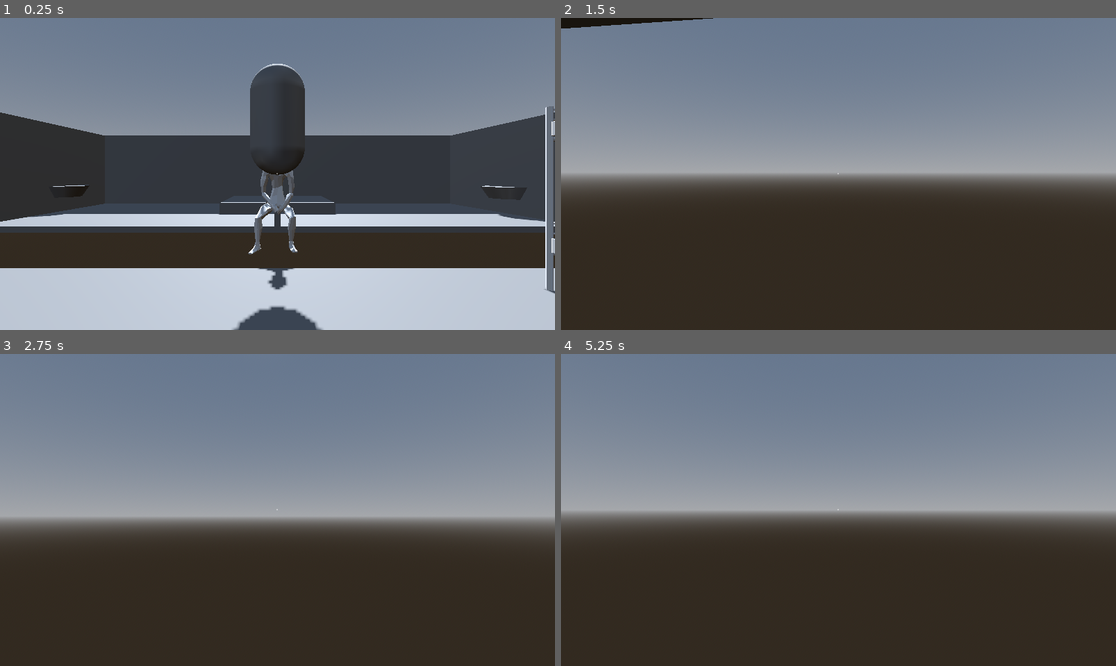
Above: before the commit, frames 1-4 (two rows, left to right).
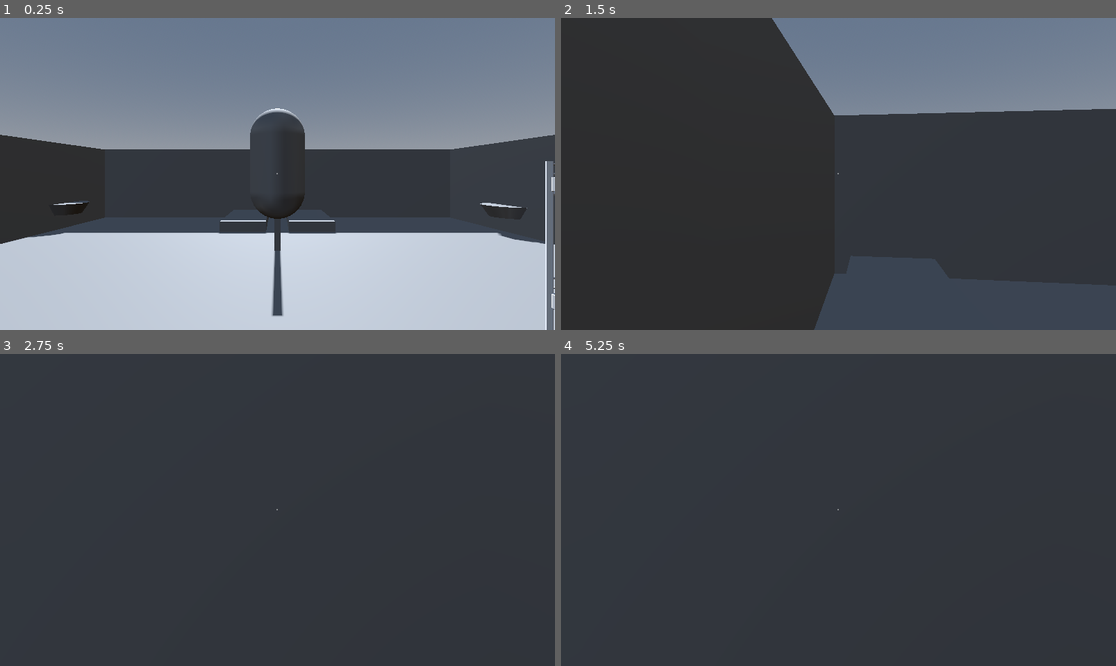
Above: after the commit, the same moments.

Repository: Pulvr/not-acrime
Game: Godot game, scene res://scenes/main/Main_Scene.tscn
The game is run twice, just before and just after one commit, with the same random seed, the same clock (stepped at 60 frames per second) and the same inputs.
Inputs (mouse positions are in pixels of both pictures, inside the frame that each line leads up to):
- Up to frame 1 (0.25 s): no input
- Up to frame 2 (1.5 s): move the mouse to (866, 174) at 0.52 s; hold E (interact) 0.53-1.28 s; hold W (move_forward) from 0.53 s (still down); tap Space (jump) at 0.77 s; move the mouse to (810, 174) at 1.27 s; tap E (interact) at 1.35 s
- Up to frame 3 (2.75 s): keep holding W (move_forward); tap Space (jump) at 1.52 s; move the mouse to (288, 503) at 2.02 s; hold E (interact) from 2.03 s (still down)
- Up to frame 4 (5.25 s): keep holding W (move_forward); tap Enter at 2.75 s; move the mouse to (832, 516) at 2.77 s; release E (interact) at 2.78 s; tap E (interact) at 2.85, 4.35 s; tap Space (jump) at 3.02, 3.77, 4.52 s; move the mouse to (877, 513) at 3.52 s; hold E (interact) 3.53-4.28 s; tap I (show_inventory) at 4.15 s; move the mouse to (794, 506) at 4.27 s; move the mouse to (844, 510) at 5.02 s; hold E (interact) from 5.03 s (still down)

The runs differ from the first frame. In frame 1, 24% of the frame differs, in the area x 0-100%, y 14-100%; in frame 2, 58%; in frame 3, 93%; in frame 4, 93%, in the area x 0-100%, y 0-100%.

Commit message:
merged bed and world branch

Diff:
--- a/scenes/level/cell_with_assets.tscn
+++ b/scenes/level/cell_with_assets.tscn
@@ -5,7 +5,7 @@
 [ext_resource type="PackedScene" uid="uid://d1lo7x64jcq6a" path="res://scenes/level/CellAssets/sink.tscn" id="3_p36wa"]
 [ext_resource type="PackedScene" uid="uid://cki43yveeero7" path="res://bunkbed.glb" id="4_bnmwo"]
 
-[node name="CellWithAssets" type="Node" unique_id=1841889827]
+[node name="CellWithAssets" type="Node3D" unique_id=930626341]
 
 [node name="Own_Cell" parent="." unique_id=1328943470 instance=ExtResource("1_86qqa")]
 
--- a/scenes/main/Main_Scene.tscn
+++ b/scenes/main/Main_Scene.tscn
@@ -1,12 +1,12 @@
 [gd_scene format=3 uid="uid://cgodu8m8qwk4j"]
 
 [ext_resource type="PackedScene" uid="uid://dsqa847tnoi0a" path="res://scenes/level/cell_with_assets.tscn" id="3_7i1vd"]
-[ext_resource type="PackedScene" uid="uid://w321un01bk1c" path="res://scenes/level/floor.tscn" id="3_eyuud"]
 [ext_resource type="PackedScene" uid="uid://bmcy4fpojycyn" path="res://prisoner_cellmate4.glb" id="3_eyuud"]
 [ext_resource type="PackedScene" uid="uid://dde3h81eyjbg3" path="res://scenes/player/Player.tscn" id="3_iip3i"]
 [ext_resource type="PackedScene" uid="uid://cc87dspl6t43x" path="res://scenes/level/OtherCells/other_cell_right.tscn" id="5_4i6ec"]
 [ext_resource type="PackedScene" uid="uid://btbej5rswodmx" path="res://scenes/level/OtherCells/other_cell_left.tscn" id="5_iip3i"]
 [ext_resource type="PackedScene" uid="uid://cptb6i8wj8lhs" path="res://resources/test_pill/Pill.tscn" id="6_4i6ec"]
+[ext_resource type="PackedScene" uid="uid://w321un01bk1c" path="res://scenes/level/floor.tscn" id="6_tvwj4"]
 
 [sub_resource type="ProceduralSkyMaterial" id="ProceduralSkyMaterial_rcsjo"]
 
@@ -36,10 +36,7 @@
 
 [node name="LevelAssets" type="Node" parent="." unique_id=666042714]
 
-[node name="CellWithAssets" parent="LevelAssets" unique_id=1841889827 instance=ExtResource("3_7i1vd")]
-
-[node name="Floor" parent="LevelAssets" unique_id=2107571968 instance=ExtResource("3_eyuud")]
-transform = Transform3D(1, 0, 0, 0, 1, 0, 0, 0, 1, 0, 0, -7)
+[node name="CellWithAssets" parent="LevelAssets" unique_id=1914532755 instance=ExtResource("3_7i1vd")]
 
 [node name="OtherCellLeft" parent="LevelAssets" unique_id=601514559 instance=ExtResource("5_iip3i")]
 transform = Transform3D(1, 0, 0, 0, 1, 0, 0, 0, 1, -5, 0, -14)
@@ -47,5 +44,8 @@
 [node name="OtherCellRight" parent="LevelAssets" unique_id=1434795788 instance=ExtResource("5_4i6ec")]
 transform = Transform3D(1, 0, 0, 0, 1, 0, 0, 0, 1, 5, 0, -14)
 
+[node name="Floor" parent="LevelAssets" unique_id=2107571968 instance=ExtResource("6_tvwj4")]
+transform = Transform3D(1, 0, 0, 0, 1, 0, 0, 0, 1, 0, 0, -7)
+
 [node name="MovingPill" parent="." unique_id=1046045228 instance=ExtResource("6_4i6ec")]
 transform = Transform3D(1, 0, 0, 0, 1, 0, 0, 0, 1, 0, 3.0692825, -5.0838313)
--- a/scenes/player/Player.tscn
+++ b/scenes/player/Player.tscn
@@ -3,6 +3,7 @@
 [ext_resource type="Script" uid="uid://6f4ifjijt2wf" path="res://scenes/player/player.gd" id="1_xhfnw"]
 
 [sub_resource type="CapsuleShape3D" id="CapsuleShape3D_wr5hl"]
+height = 3.0
 
 [node name="PlayerNode" type="CharacterBody3D" unique_id=1065406681]
 script = ExtResource("1_xhfnw")
@@ -11,7 +12,7 @@
 shape = SubResource("CapsuleShape3D_wr5hl")
 
 [node name="Head" type="Node3D" parent="." unique_id=1481642959]
-transform = Transform3D(1, 0, 0, 0, 1, 0, 0, 0, 1, 0, 0.7, 0)
+transform = Transform3D(1, 0, 0, 0, 1, 0, 0, 0, 1, 0, 1, 0)
 
 [node name="Camera3D" type="Camera3D" parent="Head" unique_id=2054780268]
 keep_aspect = 0
--- a/scenes/player/player.gd
+++ b/scenes/player/player.gd
@@ -34,6 +34,7 @@
 
 	if event.is_action_pressed("show_inventory"):
 		for i in inventory:
+			print(i)
 			print("Item :"+i.name+"\nDescription: "+i.description)
 
 
